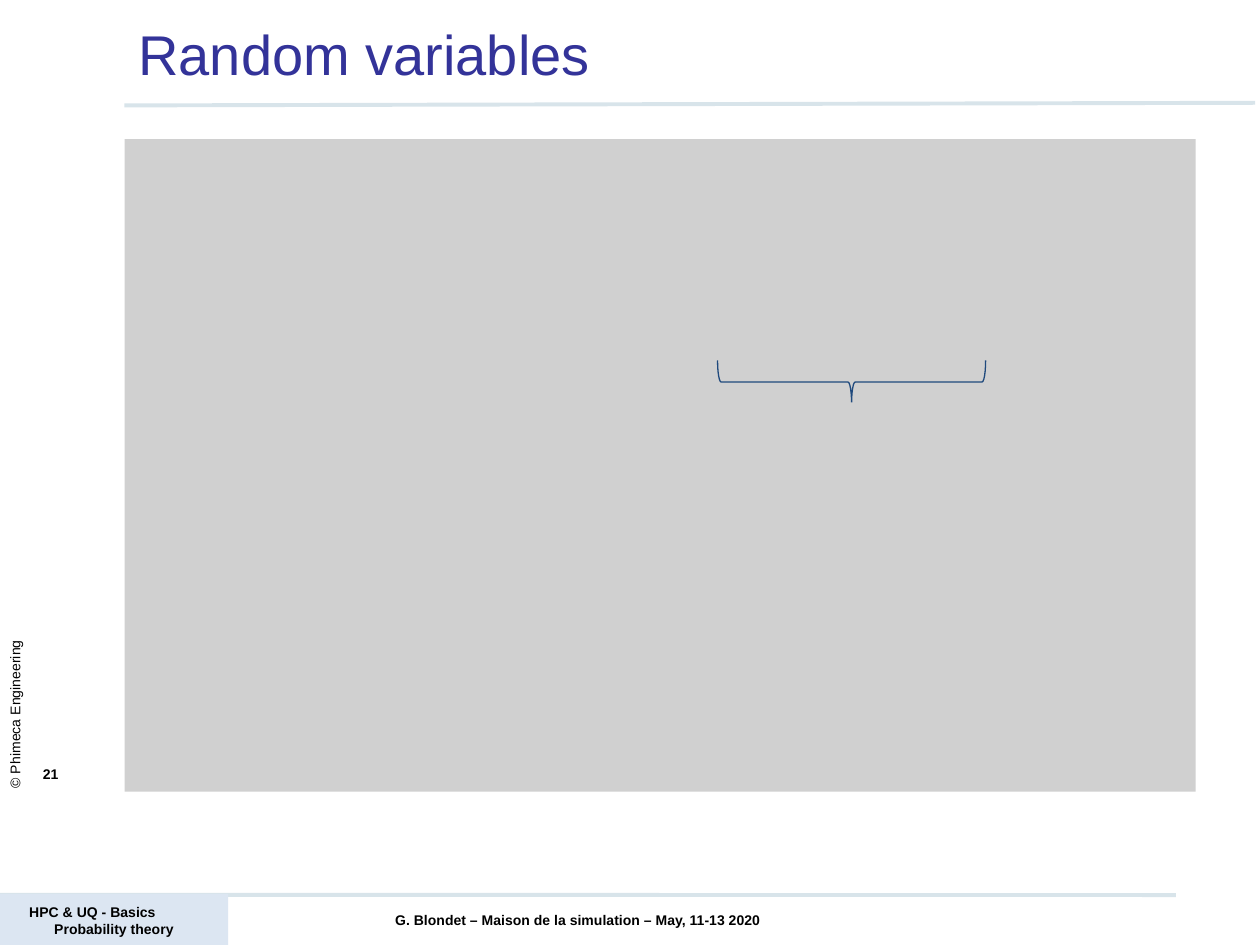
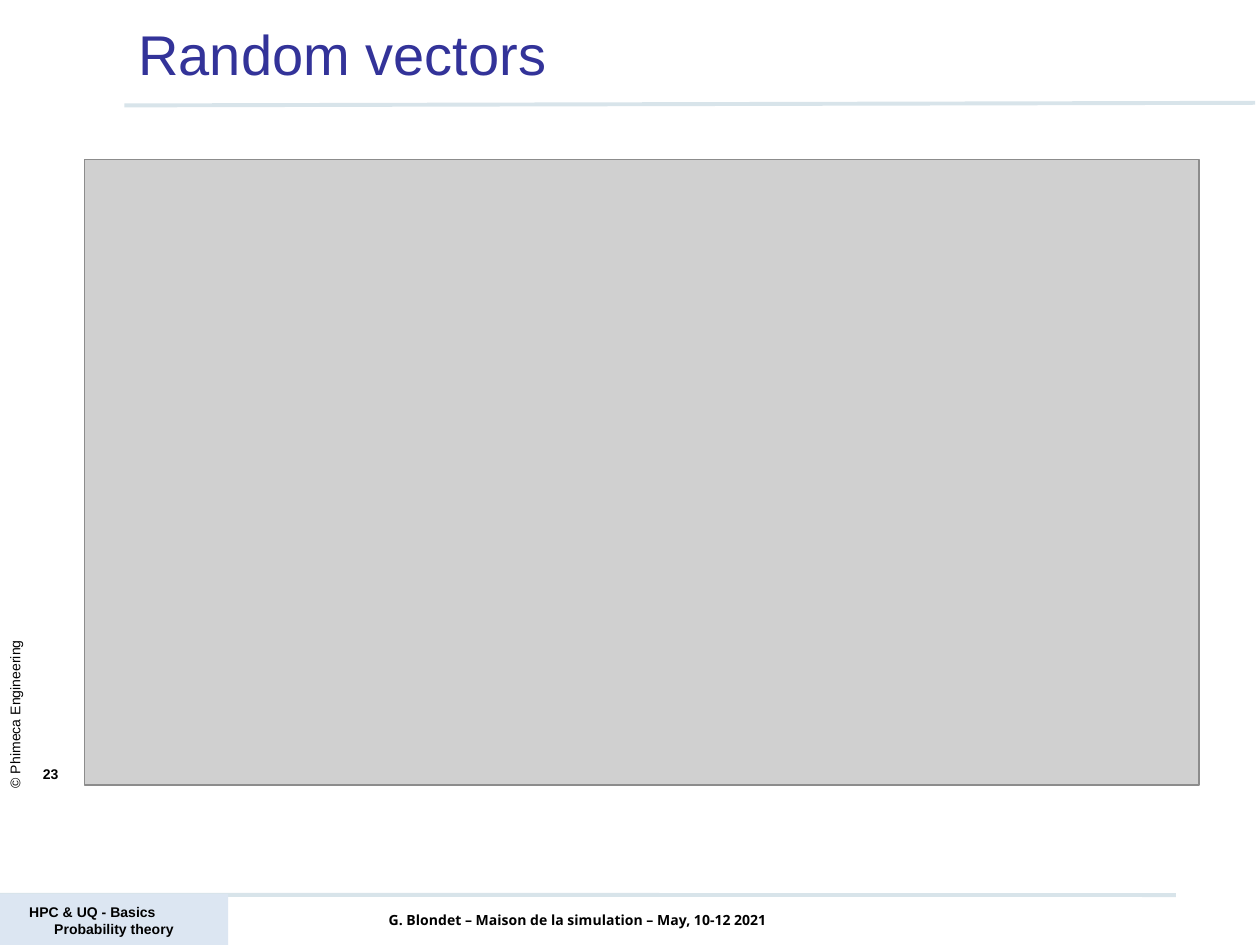
Before and after one commit to mbaudin47/hpcuqtraining, a slide deck: slide 23 of 2021/Courses/Probability/PRACE_D1_Probability_theory_basics_2021.pptx (slide 21 before the commit). Drawn at 1260x945 pixels with LibreOffice and Linux fonts; fonts in the diff are those of the drawing; grey boxes stand for pictures; background and template pictures are left out. Boxes give left, top, right and bottom in pixels: in the first picture for what was removed or moved away, otherwise in the second. Text is boxed around its words. In the diff, an @@ line names an element or a change of style, - is before the commit and + after.

```diff
--- a/2021/Courses/Probability/PRACE_D1_Probability_theory_basics_2021.pptx
+++ b/2021/Courses/Probability/PRACE_D1_Probability_theory_basics_2021.pptx
@@ title at (x1=138, y1=34, x2=546, y2=76): text changed @@
-Random variables
+Random vectors
@@ picture resized from (x1=125, y1=139, x2=1196, y2=791) to (x1=84, y1=160, x2=1198, y2=785) @@
@@ left brace removed at (x1=718, y1=361, x2=986, y2=404) @@
@@ picture removed at (x1=782, y1=402, x2=921, y2=449) @@
@@ page number at (x1=43, y1=769, x2=59, y2=779): text changed @@
-21
+23
@@ text at (x1=389, y1=914, x2=766, y2=929): text changed; font Arial to Open Sans @@
-G. Blondet – Maison de la simulation – May, 11-13 2020
+G. Blondet – Maison de la simulation – May, 10-12 2021
```
Also in this commit, not shown: 28 other slides changed, 1 slide added, 1 slide removed, 3 other files.
